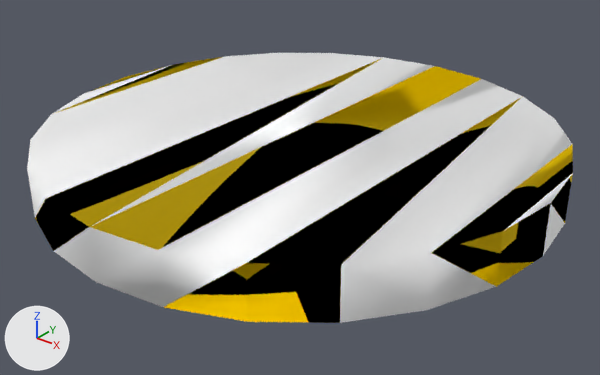
One commit to the OBJ model models/Box/100247/textured_objs/original-120.obj: the scene before it, then after it.
One viewpoint serves both versions: a camera (50 mm lens) standing at (-0.631, -0.2134, -0.4245) and looking at (-0.6979, -0.1298, -0.4763). The lights are fixed; the arrows at lower left show +X, +Y and +Z. Where no turn or scale is listed for an object, it has been applied to the vertices.

In view in the first picture: 'mesh12/mesh12-geometry#mesh12-geometry'.
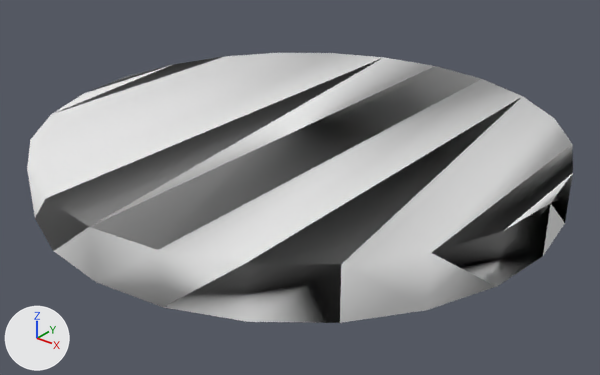
The edits, one by one:
In material 'material_0_0' (mat_material_0_0), metallic goes from 1.0 to 0.0.
Material 'material_0_0' (mat_material_0_0) changes colour from yellow #ffe000 to white #e7e7e7; in linear values from (1.0, 0.749, 0.0) to (0.8, 0.8, 0.8).
me_mesh12_mesh12_geometry_mesh12_geometry has 48 vertices, 92 faces and spans x -0.7363..-0.6621, y -0.1651..-0.091, z -0.4753..-0.4682.
me_mesh12_mesh12_geometry_mesh12_geometry is used by ob_mesh12_mesh12_geometry_mesh12_geometry; location (0.0, 0.0, 0.0).
me_mesh12_mesh12_geometry_mesh12_geometry part 1: all 53 faces that had it switch from mat_material_1_0 (white #ffffff) to mat_material_0_0 (white #e7e7e7).

What differs and where, as boxes (x1, y1, x2, y2) in the pictures (600 x 375 px):
'mesh12/mesh12-geometry#mesh12-geometry', recoloured, surface changed
    both: (27, 53, 573, 323)
